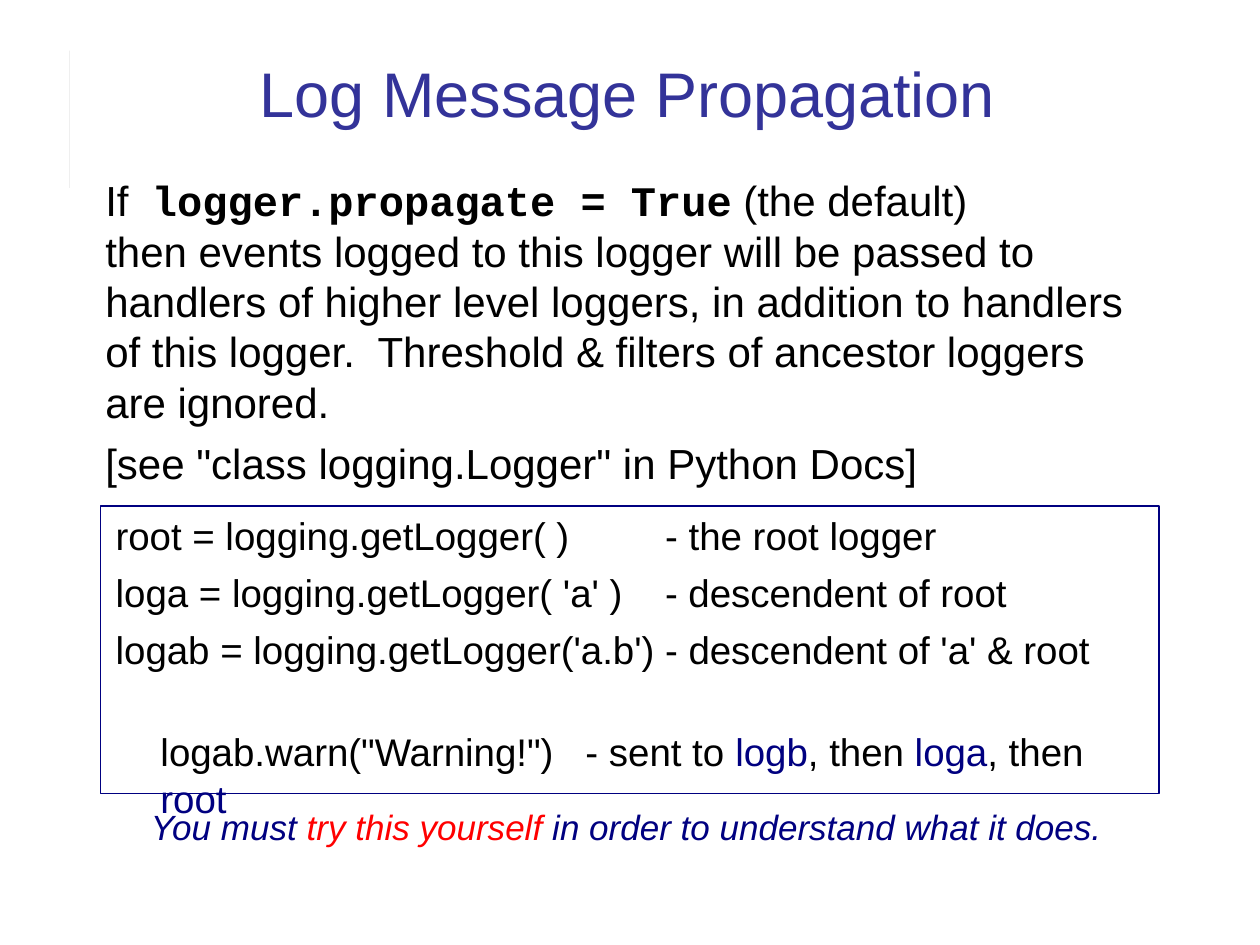
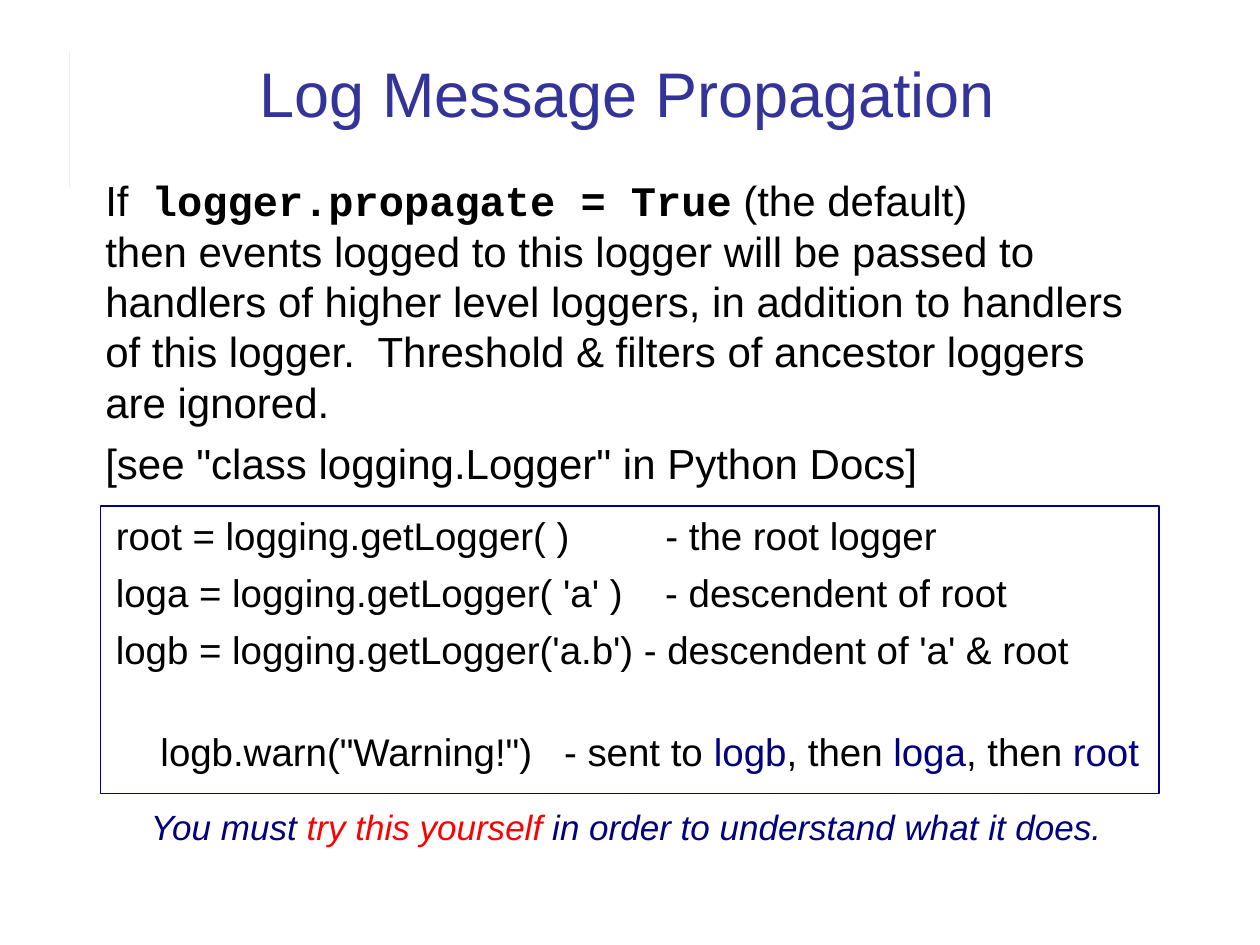
Before and after one commit to cpske/ISP, a slide deck: slide 17 of logging/Logging.ppt (slide 16 before the commit). Drawn at 1260x945 pixels with LibreOffice and Linux fonts; fonts in the diff are those of the drawing. Boxes give left, top, right and bottom in pixels: in the first picture for what was removed or moved away, otherwise in the second. Text is boxed around its words. In the diff, an @@ line names an element or a change of style, - is before the commit and + after.

Commit message:
update logging exercise

```diff
--- a/logging/Logging.ppt
+++ b/logging/Logging.ppt
@@ text in rectangle at [116,636,1139,774]: text changed @@
-logab = logging.getLogger('a.b') - descendent of 'a' & root
-logab.warn("Warning!") - sent to logb, then loga, then root
+logb = logging.getLogger('a.b') - descendent of 'a' & root
+logb.warn("Warning!") - sent to logb, then loga, then root
```
Also in this commit, not shown: 17 other slides changed, 1 slide added, 7 other files.
